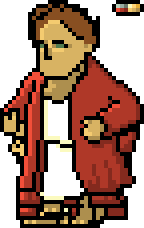
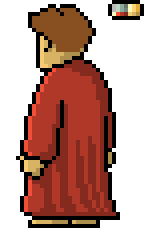
Before/after of a 144 × 228 layered artwork. What changed in the layer stack:
painted on "palette" over [108, 0, 144, 20]
hid "saut 2" over [0, 4, 144, 228]
hid "saut 1" over [8, 8, 144, 224]
hid "marche p droit" over [16, 0, 128, 228]
hid "marche p gauche" over [8, 0, 140, 228]
hid "neutre profil" over [16, 4, 128, 228]
hid "neutre face" over [16, 4, 128, 228]
added layer "dos" above "neutre" over [0, 0, 144, 228]
hid "neutre" over [16, 4, 128, 228]
hid "saut 2b", painted on it over [0, 12, 144, 228]
hid "saut 1 b", painted on it over [8, 12, 144, 224]
hid "marche p droit 2", painted on it over [16, 4, 128, 228]
hid "marche p gauche 2", painted on it over [8, 4, 140, 228]
hid "neutre 2", painted on it over [16, 8, 128, 228]
hid "tête", painted on it over [28, 12, 100, 100]
